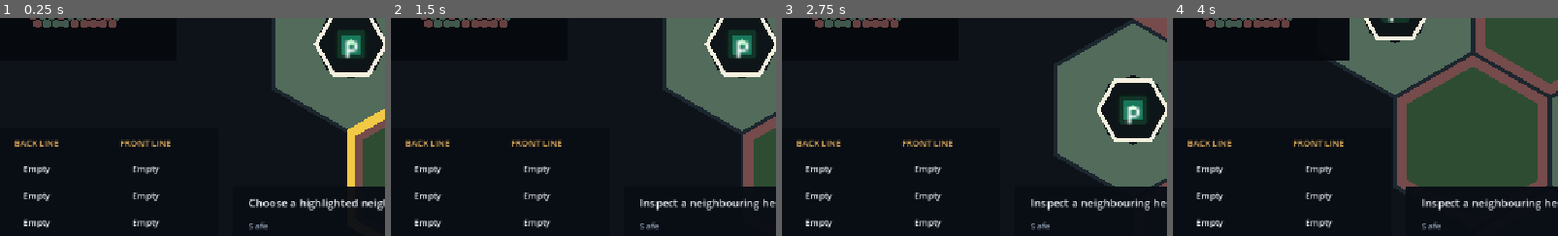
Above: before the commit, frames 1-4 (left to right).
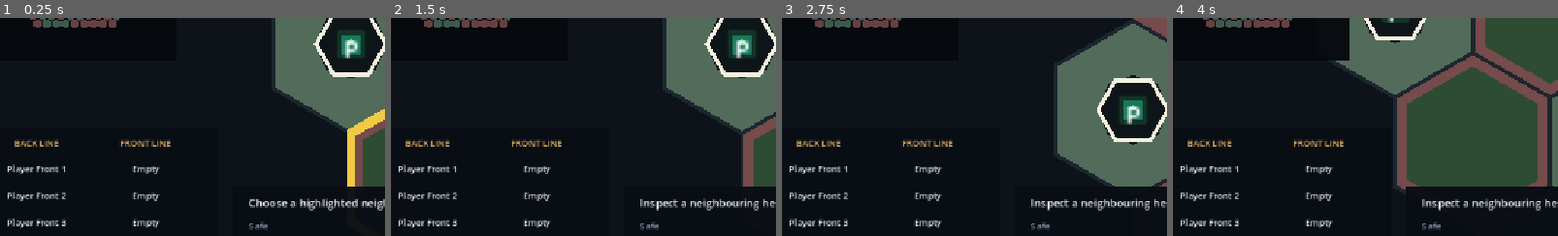
Above: after the commit, the same moments.

Repository: Poostaq/two-dimensional-experiment
Game: Godot game, scene res://Scenes/world_map_runtime_preview.tscn
The game is run twice, just before and just after one commit, with the same random seed, the same clock (stepped at 60 frames per second) and the same inputs. This scene is started directly instead of the project's main scene. The engine's default icon, where the game draws it, is replaced by a stand-in: a white triangle on a blue panel in a dark square.
Inputs (mouse positions are % of the whole screen's width and height, from its top left):
- Up to frame 1 (0.25 s): no input
- Up to frame 2 (1.5 s): click "Manage Party" at 0.5 s; tap Enter at 1.25, 1.35 s; move the mouse to (72, 45) at 1.27 s; hold Right from 1.28 s (still down); click (72, 45) at 1.42 s
- Up to frame 3 (2.75 s): tap Space at 1.52, 2 s; release Right at 2 s; drag from (29, 55) to (45, 70) at 2.02 s
- Up to frame 4 (4 s): tap Enter at 2.75 s; move the mouse to (60, 28) at 2.77 s; hold Right 2.78-3.5 s; tap Backspace at 2.85 s; click (60, 28) at 2.92 s; tap Space at 3.5 s; drag from (45, 70) to (19, 35) at 3.52 s
The pictures show only the part of the screen within x 4-54%, y 44-94%; the shares and areas given below are measured in that part.

The runs differ from the first frame. In frame 1, 1.0% of the frame differs, in the area x 2-18%, y 67-97%; in frame 2, 1.0%; in frame 3, 1.0%; in frame 4, 1.0%.

Commit message:
fix: close Stage 4 runtime integration gaps

Diff:
--- a/Scripts/WorldMap/world_cell_view.gd
+++ b/Scripts/WorldMap/world_cell_view.gd
@@ -7,6 +7,7 @@
 const CELL_FLAT_WIDTH := 80.0
 const CELL_POINT_HEIGHT := 92.0
 const MARKER_OUTLINE_WIDTH := 2.0
+const POINTER_CLICK_THRESHOLD := 8.0
 const ENCOUNTER_COLORS := {
 	"Safe": Color("526b5b"),
 	"Combat": Color("754b4b"),
@@ -27,6 +28,9 @@
 var encounter_type: String = "Safe"
 var terrain_type: String = ""
 var is_town: bool = false
+var _pointer_armed: bool = false
+var _pointer_button: MouseButton = MOUSE_BUTTON_NONE
+var _pointer_press_position: Vector2 = Vector2.ZERO
 
 
 func configure(
@@ -44,6 +48,43 @@
 	_terrain_fill.visible = terrain_type == "forest"
 	_town_buildings.visible = is_town
 	_configure_roads(road_edges)
+
+
+func _unhandled_input(event: InputEvent) -> void:
+	if event is InputEventMouseMotion and _pointer_armed:
+		var motion_event := event as InputEventMouseMotion
+		if motion_event.position.distance_to(_pointer_press_position) > POINTER_CLICK_THRESHOLD:
+			_pointer_armed = false
+		return
+	var mouse_event := event as InputEventMouseButton
+	if not is_instance_valid(mouse_event):
+		return
+	if mouse_event.button_index != MOUSE_BUTTON_LEFT and mouse_event.button_index != MOUSE_BUTTON_RIGHT:
+		return
+	if mouse_event.pressed:
+		_pointer_armed = _contains_viewport_position(mouse_event.position)
+		_pointer_button = mouse_event.button_index if _pointer_armed else MOUSE_BUTTON_NONE
+		_pointer_press_position = mouse_event.position
+		return
+	var should_activate := (
+		_pointer_armed
+		and _pointer_button == mouse_event.button_index
+		and mouse_event.position.distance_to(_pointer_press_position) <= POINTER_CLICK_THRESHOLD
+		and _contains_viewport_position(mouse_event.position)
+	)
+	_pointer_armed = false
+	_pointer_button = MOUSE_BUTTON_NONE
+	if not should_activate:
+		return
+	if mouse_event.button_index == MOUSE_BUTTON_LEFT:
+		request_selection()
+	else:
+		request_inspection()
+
+
+func _contains_viewport_position(viewport_position: Vector2) -> bool:
+	var world_position := get_canvas_transform().affine_inverse() * viewport_position
+	return Geometry2D.is_point_in_polygon(to_local(world_position), _encounter_fill.polygon)
 
 
 func request_selection() -> void:
--- a/Scripts/WorldMap/world_runtime_controller.gd
+++ b/Scripts/WorldMap/world_runtime_controller.gd
@@ -12,6 +12,8 @@
 var _active_encounter: EncounterOverlay
 var _active_battle: BattleArena
 var _active_party: PartyManagement
+var _pending_recruitment_option: BattleRewardOption
+var _pending_recruit: RunCharacter
 
 @export var auto_initialize_runtime: bool = true
 
@@ -101,7 +103,7 @@
 		return
 	_active_encounter = ENCOUNTER_SCENE.instantiate() as EncounterOverlay
 	get_node("EncounterHost").add_child(_active_encounter)
-	_active_encounter.configure(coord, encounter_type)
+	_active_encounter.configure(coord, encounter_type.to_lower())
 	_active_encounter.close_requested.connect(_on_encounter_close_requested)
 	_active_encounter.battle_requested.connect(_on_battle_requested)
 
@@ -123,16 +125,80 @@
 	if has_active_encounter():
 		_active_encounter.queue_free()
 		_active_encounter = null
+	var normalized_encounter := encounter_type.to_lower()
 	_active_battle = BATTLE_SCENE.instantiate() as BattleArena
 	get_node("BattleHost").add_child(_active_battle)
-	_active_battle.configure(coord, encounter_type)
+	_active_battle.configure(coord, normalized_encounter)
 	_active_battle.configure_units(_roster.create_battle_units())
+	_active_battle.configure_reward_options(BattleRewardCatalog.get_options_for(normalized_encounter))
 	_active_battle.exit_requested.connect(_on_battle_closed)
 	_active_battle.battle_completed.connect(_on_battle_completed)
+	_active_battle.reward_confirmed.connect(_on_reward_confirmed)
+	_active_battle.recruitment_placement_requested.connect(_on_recruitment_placement_requested)
 
 
 func _on_battle_completed(_outcome: BattleOutcome.Type) -> void:
-	_on_battle_closed()
+	pass
+
+
+func _on_reward_confirmed(_option: BattleRewardOption) -> void:
+	pass
+
+
+func _on_recruitment_placement_requested(option: BattleRewardOption) -> void:
+	if not has_active_battle() or has_active_party_management() or not is_instance_valid(option):
+		return
+	var recruit := RunCharacterCatalog.create_for_reward(option.reward_id)
+	if not is_instance_valid(recruit) or _roster.has_character(recruit.character_id):
+		_active_battle.restore_pending_recruitment(option)
+		return
+	_pending_recruitment_option = option
+	_pending_recruit = recruit
+	_active_party = PARTY_SCENE.instantiate() as PartyManagement
+	get_node("PartyHost").add_child(_active_party)
+	_active_party.placement_requested.connect(_on_recruitment_add_requested)
+	_active_party.replacement_requested.connect(_on_recruitment_replace_requested)
+	_active_party.placement_cancelled.connect(_on_recruitment_cancelled)
+	if _roster.is_full():
+		_active_party.configure_replacement(_roster.get_slot_snapshot(), recruit)
+	else:
+		_active_party.configure_placement(_roster.get_slot_snapshot(), recruit)
+
+
+func _on_recruitment_add_requested(destination_slot: int, expected_id: StringName) -> void:
+	if not is_instance_valid(_pending_recruit) or _pending_recruit.character_id != expected_id:
+		return
+	if _roster.try_add_at(_pending_recruit, destination_slot) == RunRoster.AddResult.ADDED:
+		_complete_recruitment()
+
+
+func _on_recruitment_replace_requested(destination_slot: int, expected_character_id: StringName, expected_recruit_id: StringName) -> void:
+	if not is_instance_valid(_pending_recruit) or _pending_recruit.character_id != expected_recruit_id:
+		return
+	if _roster.try_replace_at(_pending_recruit, destination_slot, expected_character_id) == RunRoster.ReplaceResult.REPLACED:
+		_complete_recruitment()
+
+
+func _complete_recruitment() -> void:
+	var option := _pending_recruitment_option
+	_close_recruitment_party()
+	if has_active_battle() and is_instance_valid(option):
+		_active_battle.complete_pending_recruitment(option)
+
+
+func _on_recruitment_cancelled() -> void:
+	var option := _pending_recruitment_option
+	_close_recruitment_party()
+	if has_active_battle() and is_instance_valid(option):
+		_active_battle.restore_pending_recruitment(option)
+
+
+func _close_recruitment_party() -> void:
+	if has_active_party_management():
+		_active_party.queue_free()
+	_active_party = null
+	_pending_recruitment_option = null
+	_pending_recruit = null
 
 
 func _on_battle_closed() -> void:
@@ -140,6 +206,7 @@
 		return
 	_active_battle.queue_free()
 	_active_battle = null
+	_close_recruitment_party()
 	_model.close_ordinary_encounter()
 	_apply_snapshot(_model.get_snapshot())
 
@@ -173,9 +240,7 @@
 	if not is_instance_valid(hud):
 		_fail_integration()
 		return
-	var empty_formation: Array[RunCharacter] = []
-	empty_formation.resize(6)
-	hud.set_formation(empty_formation)
+	hud.set_formation(_roster.get_slot_snapshot())
 	var terrain_tags: Array[String] = []
 	var cells := _runtime_plan.get_cells()
 	var cell_data: Dictionary = cells.get(snapshot.player_coord, {})
--- a/Tests/WorldMap/test_world_runtime_migrated_flows.gd
+++ b/Tests/WorldMap/test_world_runtime_migrated_flows.gd
@@ -1,7 +1,7 @@
 class_name WorldRuntimeMigratedFlowContractTests
 extends SceneTree
 
-const EXPECTED_TEST_COUNT := 22
+const EXPECTED_TEST_COUNT := 29
 const SCENE_PATH := "res://Scenes/world_map_runtime_preview.tscn"
 
 var _failures: Array[String] = []
@@ -47,6 +47,21 @@
     _expect(not bool(runtime.call("has_active_encounter")) and bool(runtime.call("has_active_battle")), "battle request replaces the encounter with one battle")
     _expect(runtime.get_node("BattleHost").get_child_count() == 1, "battle host owns exactly one arena")
     var battle := runtime.get_node("BattleHost").get_child(0) as BattleArena
+    battle.call("_complete_battle", BattleOutcome.Type.VICTORY)
+    await process_frame
+    _expect(bool(runtime.call("has_active_battle")), "victory keeps battle alive for reward selection")
+    var reward_options := battle.get_reward_options()
+    _expect(not reward_options.is_empty(), "combat battle exposes configured reward options")
+    var recruitment_option := reward_options[0] as BattleRewardOption
+    battle.select_reward(recruitment_option.reward_id)
+    battle.confirm_reward_selection()
+    await process_frame
+    _expect(bool(runtime.call("has_active_party_management")), "recruitment reward opens Party placement")
+    var recruitment_party := runtime.get_node("PartyHost").get_child(0) as PartyManagement
+    recruitment_party.placement_cancelled.emit()
+    await process_frame
+    _expect(not bool(runtime.call("has_active_party_management")), "cancelled recruitment closes only Party placement")
+    _expect(bool(runtime.call("has_active_battle")), "cancelled recruitment restores the pending battle reward")
     battle.exit_requested.emit()
     await process_frame
     _expect(not bool(runtime.call("has_active_battle")), "battle exit restores the world surface")
@@ -55,9 +70,14 @@
     _expect(bool(runtime.call("has_active_party_management")), "Party opens one normal management surface")
     _expect(runtime.get_node("PartyHost").get_child_count() == 1, "Party host owns exactly one management instance")
     var party := runtime.get_node("PartyHost").get_child(0) as PartyManagement
+    var source_character := (party.get("_slots") as Array)[0] as RunCharacter
+    party.move_requested.emit(0, 3, source_character.character_id)
     party.close_requested.emit()
     await process_frame
     _expect(not bool(runtime.call("has_active_party_management")), "Party close restores world input")
+    var hud := runtime.get_node("%WorldMapHud") as WorldMapHud
+    _expect((hud.get_node("%BackSlot0") as Label).text == "Empty", "Party move persists the emptied source slot in HUD")
+    _expect((hud.get_node("%FrontSlot0") as Label).text == source_character.display_name, "Party move persists destination formation in HUD after close")
     _expect((runtime.call("get_runtime_snapshot") as WorldRuntimeSnapshot).move_count == initial_moves + 1, "Party open and close consume zero world moves")
     _expect(not (runtime.call("get_runtime_snapshot") as WorldRuntimeSnapshot).input_blocked, "ordinary migrated flows clear only their owned blocker")
     runtime.free()
--- a/Tests/WorldMap/test_world_runtime_scene.gd
+++ b/Tests/WorldMap/test_world_runtime_scene.gd
@@ -1,7 +1,7 @@
 class_name WorldRuntimeSceneContractTests
 extends SceneTree
 
-const EXPECTED_TEST_COUNT := 39
+const EXPECTED_TEST_COUNT := 45
 const SCENE_PATH := "res://Scenes/world_map_runtime_preview.tscn"
 
 var _failures: Array[String] = []
@@ -90,6 +90,64 @@
 
     runtime.free()
 
+    var input_runtime := packed.instantiate() as WorldRuntimeController
+    get_root().add_child(input_runtime)
+    await process_frame
+    await process_frame
+    var pointer_destination := input_runtime.get_valid_destinations()[0]
+    var pointer_cell: WorldCellView
+    for candidate: Node in input_runtime.get_node("%WorldCells").get_children():
+        if candidate is WorldCellView and candidate.coordinate == pointer_destination:
+            pointer_cell = candidate
+            break
+    var pointer_event := InputEventMouseButton.new()
+    pointer_event.button_index = MOUSE_BUTTON_LEFT
+    pointer_event.pressed = true
+    pointer_event.position = pointer_cell.get_canvas_transform() * pointer_cell.global_position
+    pointer_cell._unhandled_input(pointer_event)
+    pointer_event.pressed = false
+    pointer_cell._unhandled_input(pointer_event)
+    var pointer_snapshot := input_runtime.get_runtime_snapshot()
+    _expect(pointer_snapshot.move_count == 1, "left-click cell input reaches the runtime transaction boundary")
+    _expect(pointer_snapshot.player_coord == pointer_destination, "clicked highlighted cell becomes the player coordinate")
+    _expect(input_runtime.has_active_encounter(), "clicked highlighted cell opens its encounter surface")
+    input_runtime.free()
+
+    var drag_runtime := packed.instantiate() as WorldRuntimeController
+    get_root().add_child(drag_runtime)
+    await process_frame
+    await process_frame
+    var drag_destination := drag_runtime.get_valid_destinations()[0]
+    var drag_cell: WorldCellView
+    for candidate: Node in drag_runtime.get_node("%WorldCells").get_children():
+        if candidate is WorldCellView and candidate.coordinate == drag_destination:
+            drag_cell = candidate
+            break
+    var drag_camera := drag_runtime.get_world_camera()
+    var drag_start := drag_cell.get_canvas_transform() * drag_cell.global_position
+    var before_drag_key := drag_runtime.get_runtime_snapshot().canonical_key()
+    var drag_press := InputEventMouseButton.new()
+    drag_press.button_index = MOUSE_BUTTON_LEFT
+    drag_press.pressed = true
+    drag_press.position = drag_start
+    drag_cell._unhandled_input(drag_press)
+    drag_camera._unhandled_input(drag_press)
+    var drag_motion := InputEventMouseMotion.new()
+    drag_motion.position = drag_start + Vector2(32.0, 0.0)
+    drag_motion.relative = Vector2(32.0, 0.0)
+    drag_cell._unhandled_input(drag_motion)
+    drag_camera._unhandled_input(drag_motion)
+    var drag_release := InputEventMouseButton.new()
+    drag_release.button_index = MOUSE_BUTTON_LEFT
+    drag_release.pressed = false
+    drag_release.position = drag_motion.position
+    drag_cell._unhandled_input(drag_release)
+    drag_camera._unhandled_input(drag_release)
+    _expect(drag_runtime.get_runtime_snapshot().canonical_key() == before_drag_key, "drag over highlighted cell preserves the canonical runtime snapshot")
+    _expect(not drag_runtime.has_active_encounter(), "drag over highlighted cell opens no encounter")
+    _expect(not drag_camera.is_dragging(), "drag release closes the camera gesture")
+    drag_runtime.free()
+
     var failed_runtime := packed.instantiate() as WorldRuntimeController
     failed_runtime.auto_initialize_runtime = false
     get_root().add_child(failed_runtime)
